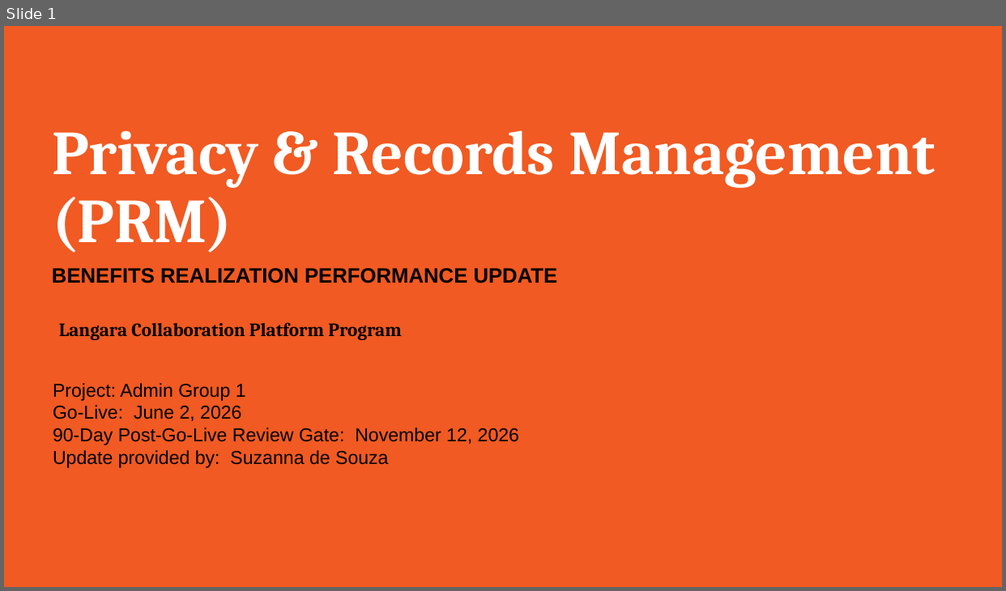
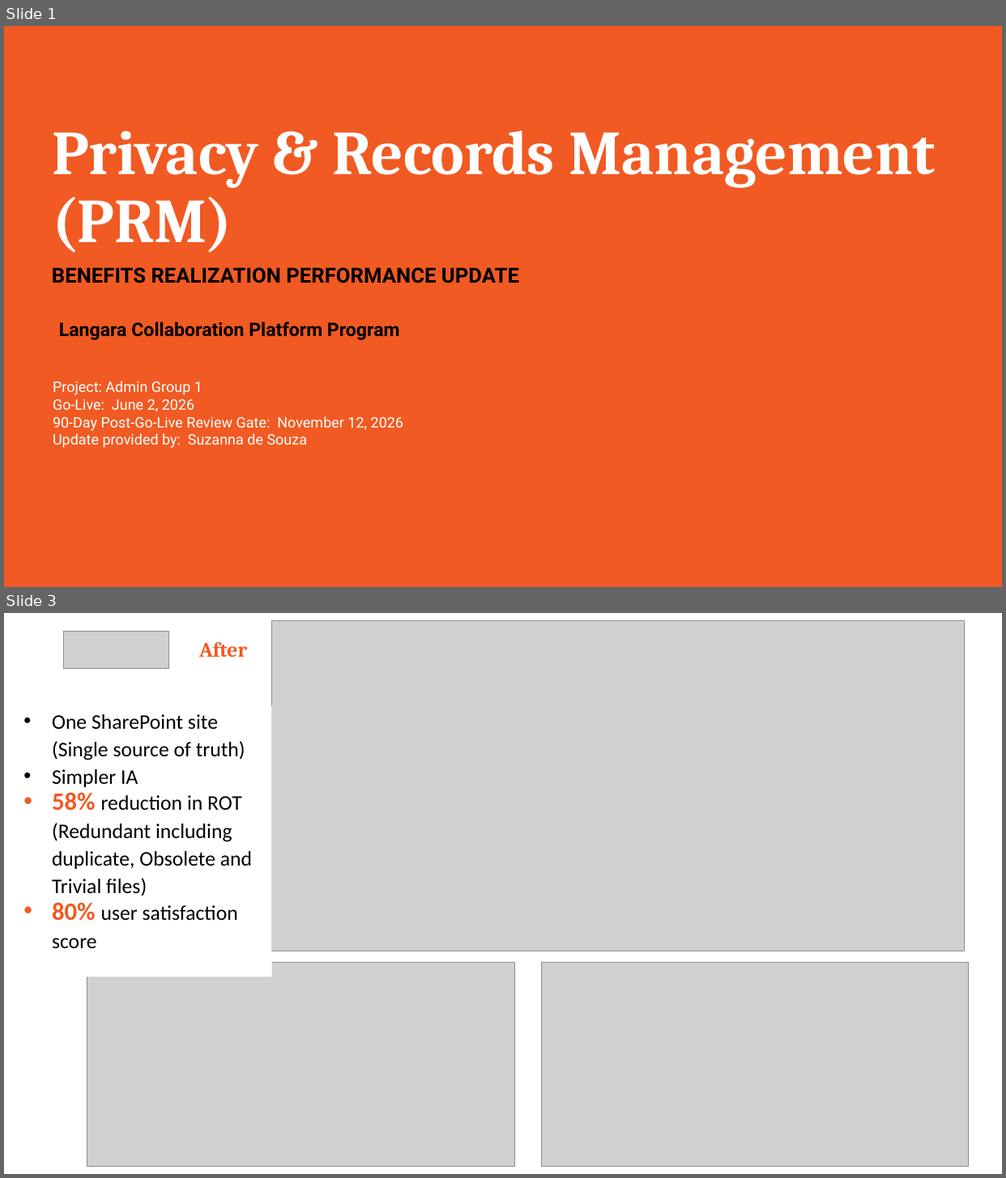
Before and after one commit to D2D99/talent-by-design, a slide deck: public/Langara_PRM_Executive_Scorecard.pptx. Shown one above the other, each under a label of ours: slide 1 before the commit, slides 1 and 3 after it; the slides between them are not shown. The pictures are 1006x591 and 1006x1178 pixels, drawn with LibreOffice and Linux fonts; fonts in the diff are those of the drawing; grey boxes stand for pictures; background and template pictures are left out. Boxes give left, top, right and bottom in pixels: in the first picture for what was removed or moved away, otherwise in the second. Text is boxed around its words. In the diff, an @@ line names an element or a change of style, - is before the commit and + after.

```diff
--- a/public/Langara_PRM_Executive_Scorecard.pptx
+++ b/public/Langara_PRM_Executive_Scorecard.pptx
@@ slide 3 added at box(4, 613, 1002, 1174), background #FFFFFF @@
@@ picture added at box(64, 631, 169, 668) @@
@@ picture added at box(272, 620, 965, 952) @@
@@ text added at box(199, 642, 247, 657), 20 pt, text #F15A22, bold @@
+After
@@ rectangle added at box(23, 706, 272, 977), fill #FFFFFF, 20 pt, text #000000 @@
+• One SharePoint site (Single source of truth)
+• Simpler IA
+• 58% reduction in ROT (Redundant including duplicate, Obsolete and Trivial files)
+• 80% user satisfaction score
@@ picture added at box(87, 963, 514, 1167) @@
@@ picture added at box(542, 963, 969, 1167) @@
@@ slide 1 changed as well @@
@@ text "BENEFITS REALIZATION PERFORMANCE UPDATE" at box(52, 267, 519, 284): font Arial to Roboto @@
@@ text "Langara Collaboration Platform Program" at box(59, 322, 400, 340): font Cambria to Roboto @@
@@ text "Project: Admin Group 1" at box(53, 381, 403, 448): size 18 to 14 pt, font Arial to Roboto, text colour #000000 to #FFFFFF @@
```
Also in this commit, not shown: 6 other slides changed, 3 other slides added, 2 other files.
